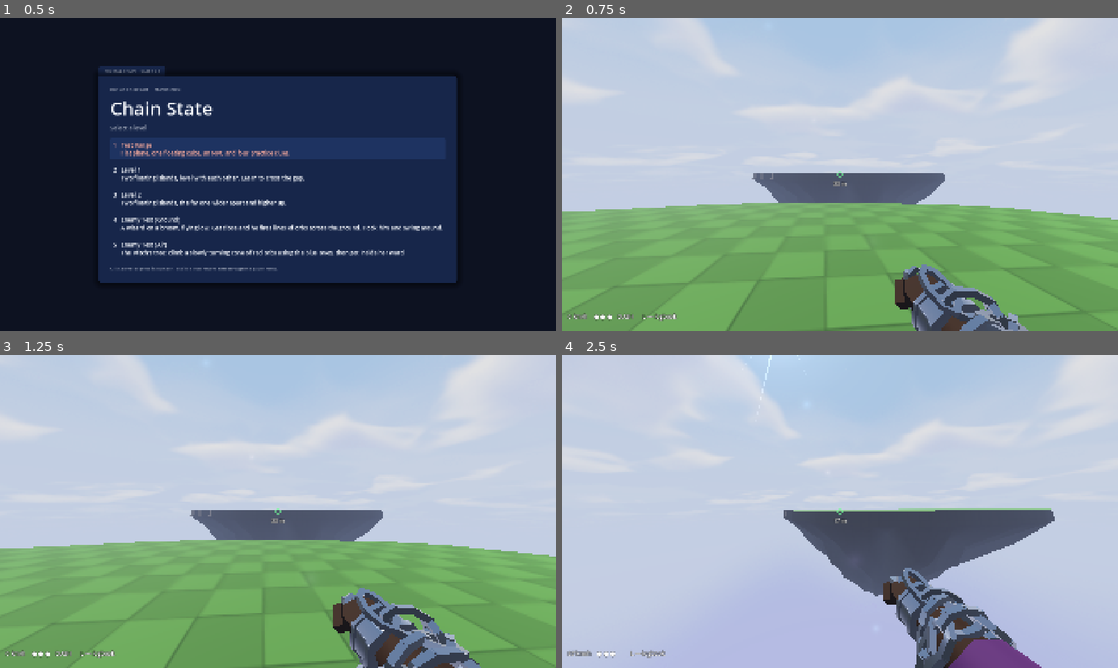
Above: before the commit, frames 1-4 (two rows, left to right).
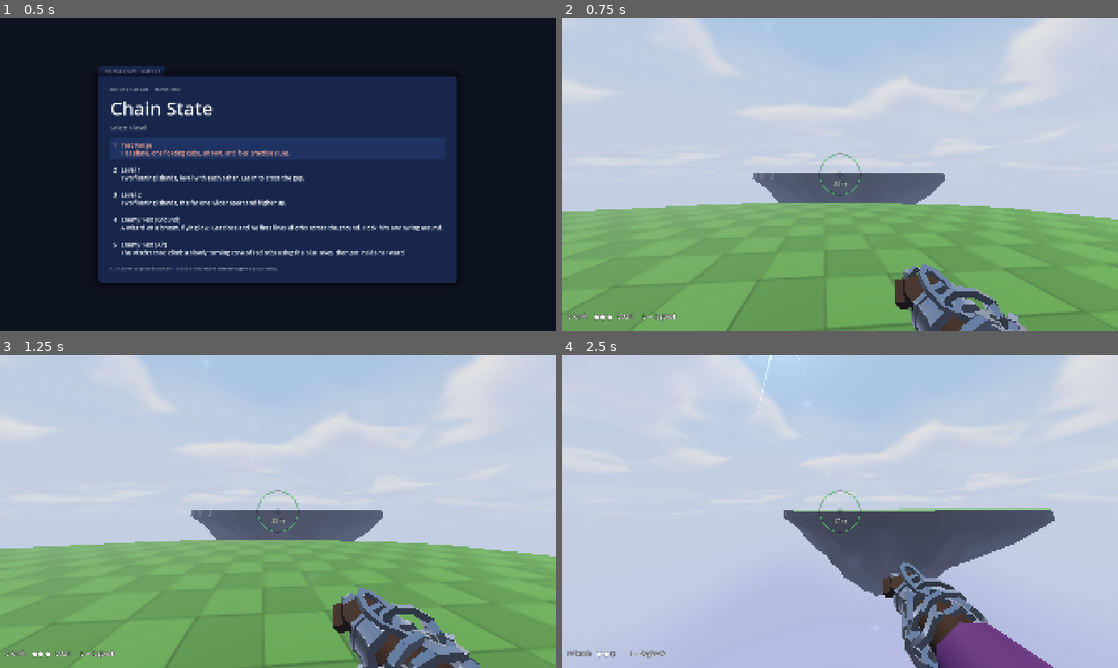
Above: after the commit, the same moments.

Repository: Kmad666/Chain-State
Game: Godot game, scene res://scenes/level_select.tscn
Two runs of this game, one before a commit and one after it. Both use one fixed random seed, a clock stepped at 60 frames per second and the inputs below.
Inputs (mouse positions are in pixels of both pictures, inside the frame that each line leads up to):
- Up to frame 1 (0.5 s): no input
- Up to frame 2 (0.75 s): click "2 Level 1 Two floating island…" at 0.5 s
- Up to frame 3 (1.25 s): no input
- Up to frame 4 (2.5 s): tap Enter at 1.25 s; move the mouse to (867, 511) at 1.27 s; press the mouse at (867, 511) at 1.28 s; hold W (move_forward) from 1.28 s (still down); tap Space (jump) at 1.52, 2.27 s; move the mouse to (812, 511) at 2.02 s; release the mouse at (812, 511) at 2.03 s; tap Shift (dash) at 2.1 s; click (812, 511) at 2.3 s

Frame 1 is identical in both runs. In frame 2, 0.1% of the frame differs, in the area x 46-54%, y 43-57%; in frame 3, 0.1%; in frame 4, 3.3%, in the area x 8-89%, y 43-100%.

Commit message:
Bigger reticle with aim assist: hook the nearest magic or closest surface inside the circle
Co-Authored-By: Claude Opus 5.5 <noreply@anthropic.com>
Claude-Session: https://claude.ai/code/session_01FzyxQjpmWa5uhDiE9EGj9k

Diff:
--- a/scripts/player/player.gd
+++ b/scripts/player/player.gd
@@ -60,6 +60,7 @@
 	"release_boost": 0.15,
 	"dash_speed": 10.0,
 	"mouse_sensitivity": 0.25,
+	"aim_assist": 70.0,
 }
 const TUNING := [
 	{"key": "gravity", "label": "Gravity", "min": 4.0, "max": 30.0, "step": 0.5},
@@ -77,6 +78,7 @@
 	{"key": "release_boost", "label": "Release boost", "min": 0.0, "max": 0.6, "step": 0.01},
 	{"key": "dash_speed", "label": "Dash speed", "min": 0.0, "max": 30.0, "step": 0.5},
 	{"key": "mouse_sensitivity", "label": "Mouse sensitivity", "min": 0.05, "max": 1.0, "step": 0.01},
+	{"key": "aim_assist", "label": "Reticle size (aim assist)", "min": 0.0, "max": 160.0, "step": 5.0},
 ]
 const PRESETS := [
 	{"name": "Float", "desc": "No gravity on the rope. Drift on your momentum.",
@@ -194,13 +196,85 @@
 	return get_world_3d().direct_space_state.intersect_ray(q)
 
 
+## The reticle's radius in screen pixels (tune.aim_assist is given at 1080p).
+func reticle_px() -> float:
+	return tune.aim_assist * get_viewport().get_visible_rect().size.y / 1080.0
+
+
+func _ray_dir(dir: Vector3, mask: int, length: float) -> Dictionary:
+	var from := cam.global_position
+	var q := PhysicsRayQueryParameters3D.create(from, from + dir * length, mask)
+	q.exclude = [get_rid()]
+	return get_world_3d().direct_space_state.intersect_ray(q)
+
+
+## Aim assist. What the grapple would bite if fired now, anywhere inside the reticle:
+##  1. magic (blue orbs, casters) inside the circle and in sight: the nearest to you;
+##  2. else whatever surface is dead centre;
+##  3. else the surface closest to the centre of the circle, scanning outward ring by ring.
+## Returns a ray-style hit {collider, position} or {} if nothing is in reach.
+func find_target() -> Dictionary:
+	const MASK := LAYER_WORLD | LAYER_HOOK
+	var r_px := reticle_px()
+	var centre := get_viewport().get_visible_rect().size * 0.5
+	var reach: float = tune.grapple_range
+	var space := get_world_3d().direct_space_state
+	var eye := cam.global_position
+
+	if r_px > 0.0:
+		var best: Dictionary = {}
+		var best_d := INF
+		for n in get_tree().get_nodes_in_group("hook_orb") + get_tree().get_nodes_in_group("enemy"):
+			if not is_instance_valid(n) or not (n is Node3D):
+				continue
+			var p: Vector3 = n.global_position
+			var d := eye.distance_to(p)
+			if d > reach or d >= best_d or cam.is_position_behind(p):
+				continue
+			if cam.unproject_position(p).distance_to(centre) > r_px:
+				continue
+			var q := PhysicsRayQueryParameters3D.create(eye, p, MASK)
+			q.exclude = [get_rid()]
+			var h := space.intersect_ray(q)
+			if h.is_empty() or h.collider == n:
+				best = {"collider": n, "position": h.position if not h.is_empty() else p}
+				best_d = d
+		if not best.is_empty():
+			return best
+
+	var hit := _ray(MASK, reach)
+	if not hit.is_empty() or r_px <= 0.0:
+		return hit
+
+	# nothing dead centre: sweep rings outward and take the first ring that finds a surface
+	const RINGS := 4
+	const SPOKES := 16
+	for ring in range(1, RINGS + 1):
+		var rr := r_px * ring / RINGS
+		var found: Dictionary = {}
+		var found_off := INF
+		for k in SPOKES:
+			var a := TAU * (k + 0.5 * (ring % 2)) / SPOKES
+			var sp := centre + Vector2(cos(a), sin(a)) * rr
+			var h := _ray_dir(cam.project_ray_normal(sp), MASK, reach)
+			if h.is_empty():
+				continue
+			var off := cam.unproject_position(h.position).distance_to(centre)
+			if off < found_off:
+				found = h
+				found_off = off
+		if not found.is_empty():
+			return found
+	return {}
+
+
 # ---------------------------------------------------------------- grapple
 ## Fire the arrowhead at whatever surface is under the crosshair.
 func try_grapple() -> void:
 	if hook_state == Chain.FLYING or attached or stunned > 0.0:
 		return
-	var hit := _ray(LAYER_WORLD | LAYER_NPC | LAYER_HOOK, tune.grapple_range)
-	if hit.is_empty() or (hit.collider.collision_layer & (LAYER_WORLD | LAYER_HOOK)) == 0:
+	var hit := find_target()
+	if hit.is_empty():
 		return
 	# grapples on ordinary things are limited per jump; on magic they're free
 	if not is_on_floor() and not is_magic(hit.collider):
@@ -452,18 +526,17 @@
 	aim_valid = false
 	aim_enemy = null
 	if Game.playing():
-		var hit := _ray(LAYER_WORLD | LAYER_NPC | LAYER_HOOK, tune.grapple_range)
-		if not hit.is_empty():
-			var d := cam.global_position.distance_to(hit.position)
-			if hit.collider.is_in_group("npc") or hit.collider.is_in_group("evidence"):
-				if d <= TALK_RANGE:
-					look_npc = hit.collider
-			else:
+		var near := _ray(LAYER_WORLD | LAYER_NPC | LAYER_HOOK, TALK_RANGE)
+		if not near.is_empty() and (near.collider.is_in_group("npc") or near.collider.is_in_group("evidence")):
+			look_npc = near.collider
+		else:
+			var hit := find_target()
+			if not hit.is_empty():
 				if hit.collider.is_in_group("enemy") or hit.collider.is_in_group("hook_orb") or hit.collider.is_in_group("ward"):
 					aim_enemy = hit.collider
 				aim_valid = true
 				aim_point = hit.position
-				aim_distance = d
+				aim_distance = cam.global_position.distance_to(hit.position)
 
 	var spd := velocity.length()
 	cam.fov = lerpf(cam.fov, 80.0 + clampf((spd - 6.0) * 0.8, 0.0, 18.0), 0.08)
--- a/scripts/ui/hud.gd
+++ b/scripts/ui/hud.gd
@@ -169,9 +169,8 @@
 	elif player.aim_valid and (player.is_on_floor() or player.air_left > 0):
 		col = Color(0.45, 1.0, 0.6, 0.85)
 		_info.text = "%d m" % roundi(player.aim_distance)
-	if col != _cross_col:
-		_cross_col = col
-		queue_redraw()
+	_cross_col = col
+	queue_redraw()          # the landing marker moves every frame
 
 	var pips := ""
 	for i in int(player.tune.air_grapples):
@@ -182,5 +181,19 @@
 
 func _draw() -> void:
 	var c := size * 0.5
-	draw_arc(c, 10.0, 0, TAU, 32, _cross_col, 2.0, true)
+	var r: float = maxf(10.0, player.reticle_px()) if player else 10.0
+	var shade := Color(0, 0, 0, 0.35)
+	var faint := Color(_cross_col, maxf(0.5, _cross_col.a * 0.8))
+	draw_arc(c, r, 0, TAU, 72, shade, 4.5, true)          # dark under-stroke: readable on bright sky
+	draw_arc(c, r, 0, TAU, 72, faint, 2.0, true)
+	draw_circle(c, 3.0, shade)
 	draw_circle(c, 2.0, _cross_col)
+	# where the hook will land: a small diamond, with a tick from the centre if it's off-centre
+	if player and player.aim_valid and not player.cam.is_position_behind(player.aim_point):
+		var m: Vector2 = player.cam.unproject_position(player.aim_point)
+		var k := 8.0
+		var pts := PackedVector2Array([m + Vector2(0, -k), m + Vector2(k, 0), m + Vector2(0, k), m + Vector2(-k, 0), m + Vector2(0, -k)])
+		draw_polyline(pts, shade, 4.5, true)
+		draw_polyline(pts, Color(_cross_col, 1.0), 2.0, true)
+		if m.distance_to(c) > 14.0:
+			draw_line(c + (m - c).normalized() * 5.0, m - (m - c).normalized() * 10.0, faint, 1.5, true)
--- a/tests/test_runner.gd
+++ b/tests/test_runner.gd
@@ -302,6 +302,45 @@
 		await get_tree().physics_frame
 	check(ap.attached and ap.hook_node == blue and blue.orbiting, "the hooked blue orb keeps riding the tree")
 	ap.release()
+	for i in 20:
+		await get_tree().physics_frame
+
+	# aim assist: a near miss on a blue orb still catches it
+	var blue2 = tr.blue_orbs()[4]
+	ap.global_position = blue2.global_position + Vector3(0, -3, 10)
+	_aim(ap, blue2.global_position)
+	await get_tree().physics_frame
+	var aimed: Vector3 = blue2.global_position
+	_aim(ap, aimed + (ap.cam.global_basis.x * 0.6))
+	await get_tree().physics_frame
+	var off_px: float = ap.cam.unproject_position(blue2.global_position).distance_to(ap.get_viewport().get_visible_rect().size * 0.5)
+	var ft: Dictionary = ap.find_target()
+	check(off_px > 4.0 and off_px < ap.reticle_px() and not ft.is_empty() and ft.collider == blue2,
+		"aim assist: a blue orb %d px off-centre (inside the %d px reticle) is the target" % [roundi(off_px), roundi(ap.reticle_px())])
+	await shot("17_aim_assist")
+	ap.try_grapple()
+	for i in 30:
+		await get_tree().physics_frame
+	check(ap.attached and ap.hook_node == blue2, "...and the chain catches it")
+	ap.release()
+	for i in 20:
+		await get_tree().physics_frame
+	var keep: float = ap.tune.aim_assist
+	ap.tune.aim_assist = 0.0
+	check(ap.find_target().is_empty() or ap.find_target().collider != blue2, "with the reticle at 0, the same near miss misses")
+	ap.tune.aim_assist = keep
+
+	# aim assist on surfaces: dead centre on open sky, but the ward's edge is inside the circle
+	ap.global_position = wd.global_position + Vector3(-30, 0, -30)
+	var to_w: Vector3 = (wd.global_position - ap.global_position).normalized()
+	var edge_ang: float = asin(wd.radius / ap.global_position.distance_to(wd.global_position))
+	var dir: Vector3 = to_w.rotated(Vector3.UP, edge_ang + deg_to_rad(1.5))
+	_aim(ap, ap.cam.global_position + dir * 10.0 + Vector3(0, 0, 0))
+	await get_tree().physics_frame
+	var centre_hit: Dictionary = ap._ray(1 | 4, ap.tune.grapple_range)
+	ft = ap.find_target()
+	check(centre_hit.is_empty() and not ft.is_empty() and ft.collider == wd, "aim assist: just past the ward's edge still finds the ward")
+
 	ap.air_left = 0
 	ap.global_position = Vector3(0, 6, 20)
 	_aim(ap, Vector3(0, -2, 0))
Not shown, changed: README.md
